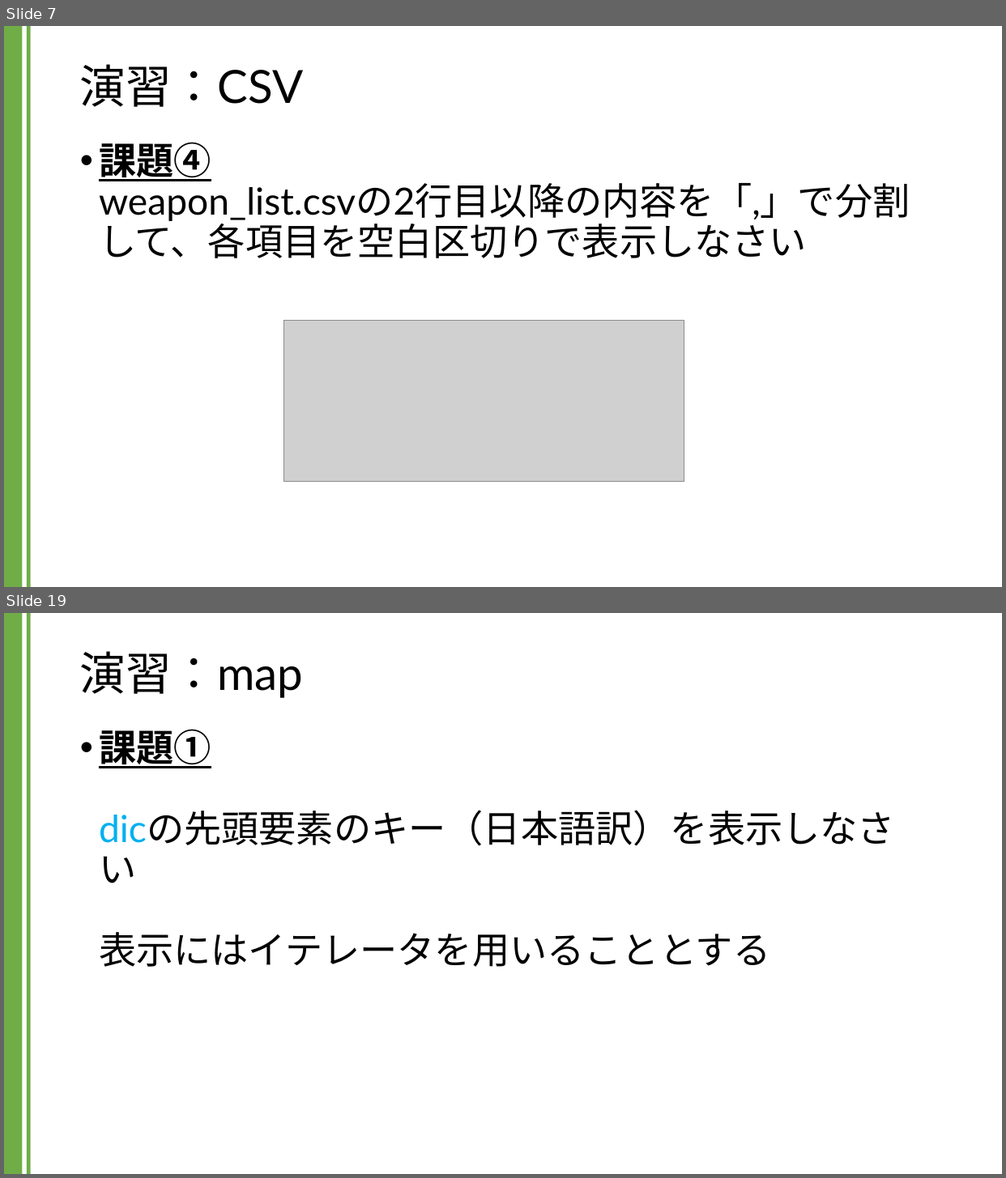
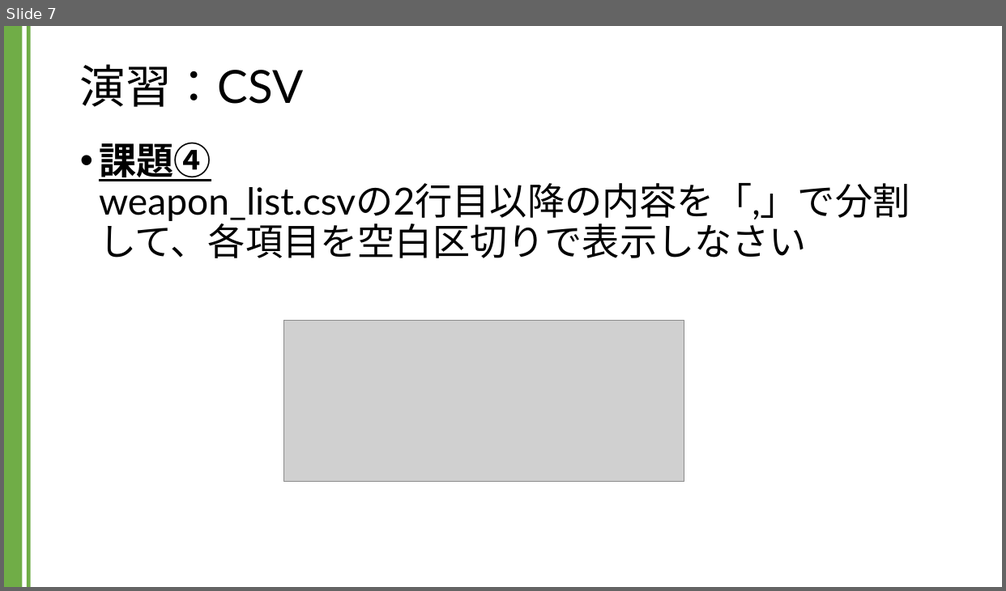
Before and after one commit to kic-murata/cpp2024, a slide deck: 授業資料/演習課題：CSV.pptx. Shown one above the other, each under a label of ours: slides 7 and 19 before the commit, slide 7 after it; the slides between them are not shown. The pictures are 1006x1178 and 1006x591 pixels, drawn with LibreOffice and Linux fonts; fonts in the diff are those of the drawing; grey boxes stand for pictures. Boxes give left, top, right and bottom in pixels: in the first picture for what was removed or moved away, otherwise in the second. Text is boxed around its words. In the diff, an @@ line names an element or a change of style, - is before the commit and + after.

```diff
--- a/授業資料/演習課題：CSV.pptx
+++ b/授業資料/演習課題：CSV.pptx
@@ slide 19 removed at bbox=[4, 613, 1002, 1174], background #FFFFFF; not listed: 2 template elements that a slide beside it also shows @@
@@ title removed at bbox=[80, 651, 304, 698] @@
-演習：map
@@ text removed at bbox=[99, 729, 895, 967] @@
-• 課題①
-  dicの先頭要素のキー（日本語訳）を表示しなさい
-  表示にはイテレータを用いることとする
```
Also in this commit, not shown: 2 slides changed, 19 other slides removed, 2 other files.
